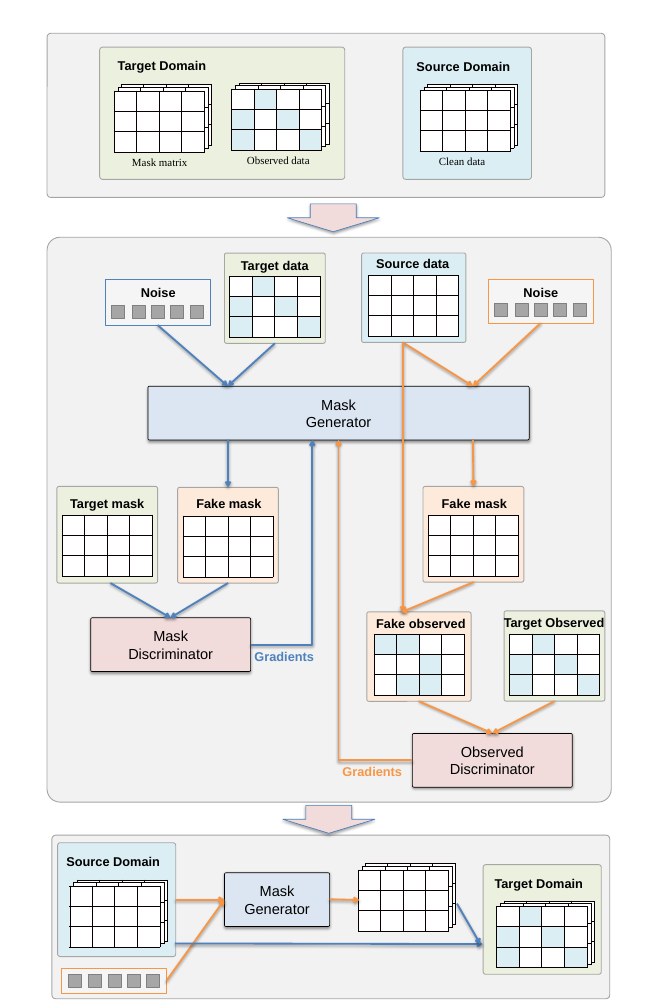
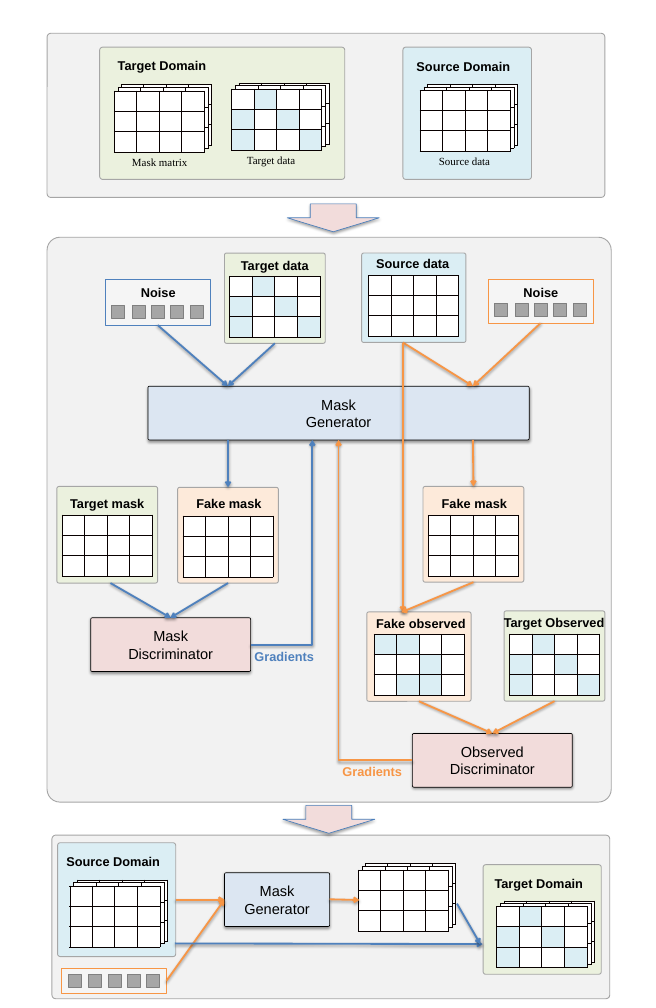
Before and after one commit to ruclty/CorruptAdaptation, a slide deck: slide 6 of figs/Drawings.pptx. Drawn at 656x1008 pixels with LibreOffice and Linux fonts; fonts in the diff are those of the drawing; background and template pictures are left out. Boxes give left, top, right and bottom in pixels: in the first picture for what was removed or moved away, otherwise in the second. Text is boxed around its words. In the diff, an @@ line names an element or a change of style, - is before the commit and + after.

```diff
--- a/figs/Drawings.pptx
+++ b/figs/Drawings.pptx
@@ text at <box>247,156,295,166</box>: text changed @@
-Observed data
+Target data
@@ text at <box>439,157,490,165</box>: text changed @@
-Clean data
+Source data
```
Also in this commit, not shown: 1 other file.
